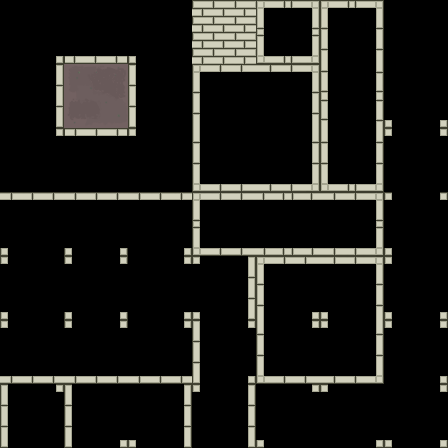
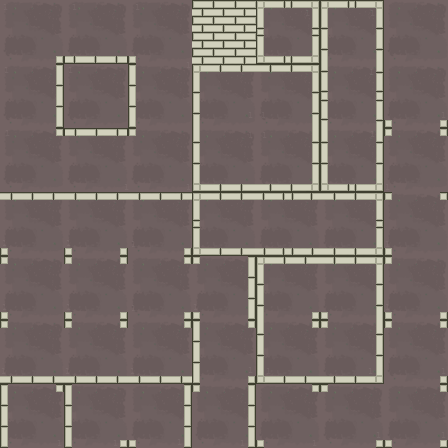
The second w=448, h=448 image is a revision of the first. Changes to its layers:
renamed "caves.png" to "black", hid it, moved it above "gap", painted on it over 0, 0, 448, 448
renamed "black" to "caves.png", showed it, painted on it over 0, 0, 448, 448
added layer "1" (5%) above "floor-4" over 1, 4, 446, 446
added layer "floor-1" (1%) above "ground" over 0, 0, 448, 448
renamed "back" to "ground", painted on it over 0, 0, 448, 448
